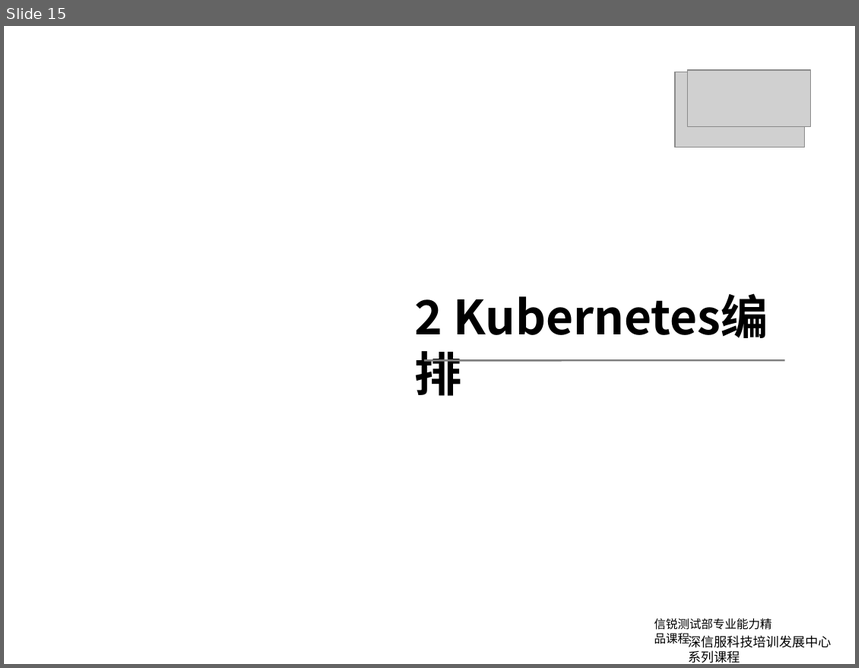
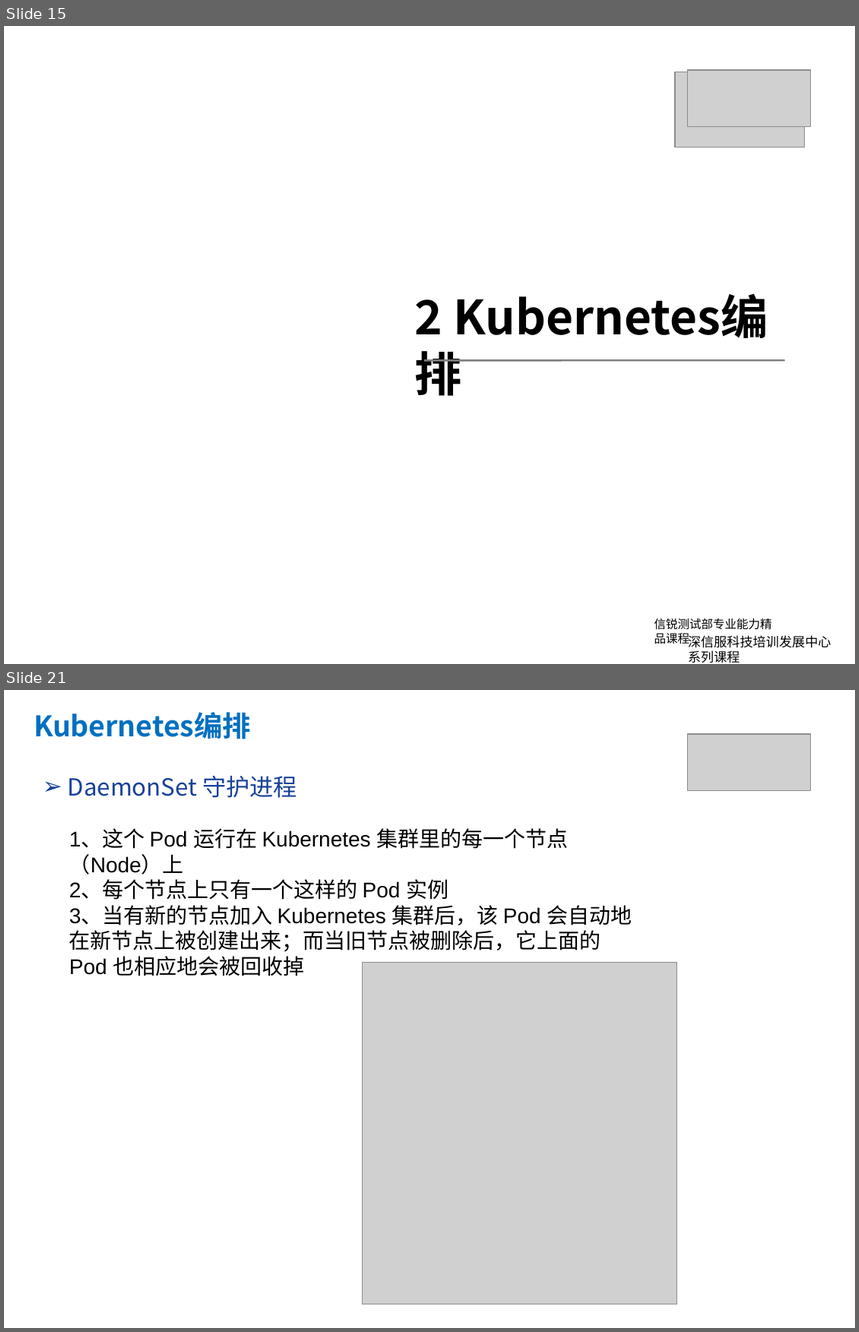
Before and after one commit to yubowen0525/k8s_from_basic_to_advanced, a slide deck: lession2/kubernetes第二课.pptx. Shown one above the other, each under a label of ours: slide 15 before the commit, slides 15 and 21 after it; the slides between them are not shown. The pictures are 859x668 and 859x1332 pixels, drawn with LibreOffice and Linux fonts; fonts in the diff are those of the drawing; grey boxes stand for pictures; background and template pictures are left out. Boxes give left, top, right and bottom in pixels: in the first picture for what was removed or moved away, otherwise in the second. Text is boxed around its words. In the diff, an @@ line names an element or a change of style, - is before the commit and + after.

```diff
--- a/lession2/kubernetes第二课.pptx
+++ b/lession2/kubernetes第二课.pptx
@@ slide 21 added at (4,690,855,1328), background #FFFFFF @@
@@ text added at (34,712,251,739), 24 pt, text #0070C0, bold @@
+Kubernetes编排
@@ picture added at (687,734,810,790) @@
@@ text added at (68,776,297,798), 20 pt, text #184199 @@
+➢ DaemonSet 守护进程
@@ text added at (69,828,633,977), 18 pt, text #000000 @@
+1、这个 Pod 运行在 Kubernetes 集群里的每一个节点（Node）上
+2、每个节点上只有一个这样的 Pod 实例
+3、当有新的节点加入 Kubernetes 集群后，该 Pod 会自动地在新节点上被创建出来；而当旧节点被删除后，它上面的 Pod 也相应地会被回收掉
@@ picture added at (363,962,677,1305) @@
```
Also in this commit, not shown: 2 slides changed, 5 other slides added, 11 slides removed, 9 other files.
